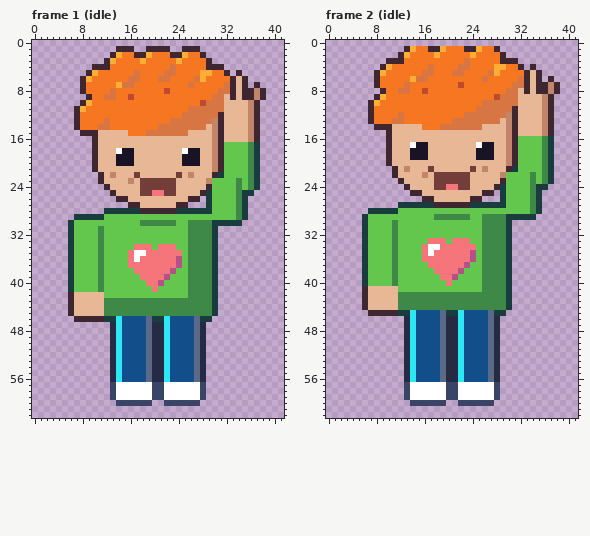
Two states of a pixel-art file, art/needs/spot-stranger@75.aseprite. Above, as it was before the edit.
42x63 pixels, 4 frames. Shown: frame 1 (idle), frame 2 (idle). The commit also changed other frames, which this record leaves out.
Once edited:
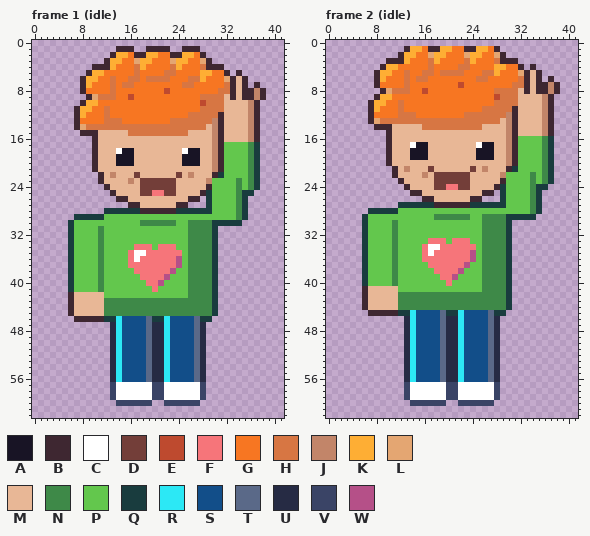
Palette (. is transparent): A #181425  B #3e2731  C #ffffff  D #733e39  E #be4a2f  F #f6757a  G #f77622  H #d77643  J #c28569  K #feae34  L #e4a672  M #e8b796  N #3e8948  P #63c74d  Q #193c3e  R #2ce8f5  S #124e89  T #5a6988  U #262b44  V #3a4466  W #b55088
What changed:
Frame 1 (idle):
y 2: x 15 G -> K; x 20 G -> K; x 26 G -> K
y 3: x 14 G -> K; x 17 G -> L; x 19 G -> K; x 23 G -> L; x 25 G -> K; x 28 G -> L
y 4: x 13 G -> K; x 17..18 GG -> HK; x 24 G -> K; x 28 G -> H
y 5: x 11 G -> K
y 6: x 10 G -> K; x 13 G -> H; x 19..20 GG -> HH; x 26 G -> H; x 32 G -> L
y 7: x 9 G -> K; x 13..14 GK -> HG; x 25 G -> H
y 9: x 10..11 GG -> LH; x 28..29 GG -> HH
y 10: x 10 G -> K
y 11: x 9 G -> K; x 12 G -> H; x 26..27 HH -> GG
y 12: x 8 G -> K; x 12 G -> H; x 25 H -> G
y 13: x 13..14 GG -> HH
y 14: x 8..10 GGG -> LHH; x 13..20 GGGGGGGG -> HHHHHHHH
y 15: x 16..18 GGG -> HHH
Frame 2 (idle):
y 1: x 15 G -> K; x 20 G -> K; x 26 G -> K
y 2: x 14 G -> K; x 17 G -> L; x 19 G -> K; x 23 G -> L; x 25 G -> K; x 28 G -> L
y 3: x 13 G -> K; x 17..18 GG -> HK; x 24 G -> K; x 28 G -> H
y 4: x 11 G -> K
y 5: x 10 G -> K; x 13 G -> H; x 19..20 GG -> HH; x 26 G -> H; x 32 G -> L
y 6: x 9 G -> K; x 13..14 GK -> HG; x 25 G -> H
y 8: x 10..11 GG -> LH; x 28..29 GG -> HH
y 9: x 10 G -> K
y 10: x 9 G -> K; x 12 G -> H; x 26..27 HH -> GG
y 11: x 8 G -> K; x 12 G -> H; x 25 H -> G
y 12: x 13..14 GG -> HH
y 13: x 8..10 GGG -> LHH; x 13..20 GGGGGGGG -> HHHHHHHH
y 14: x 16..18 GGG -> HHH
